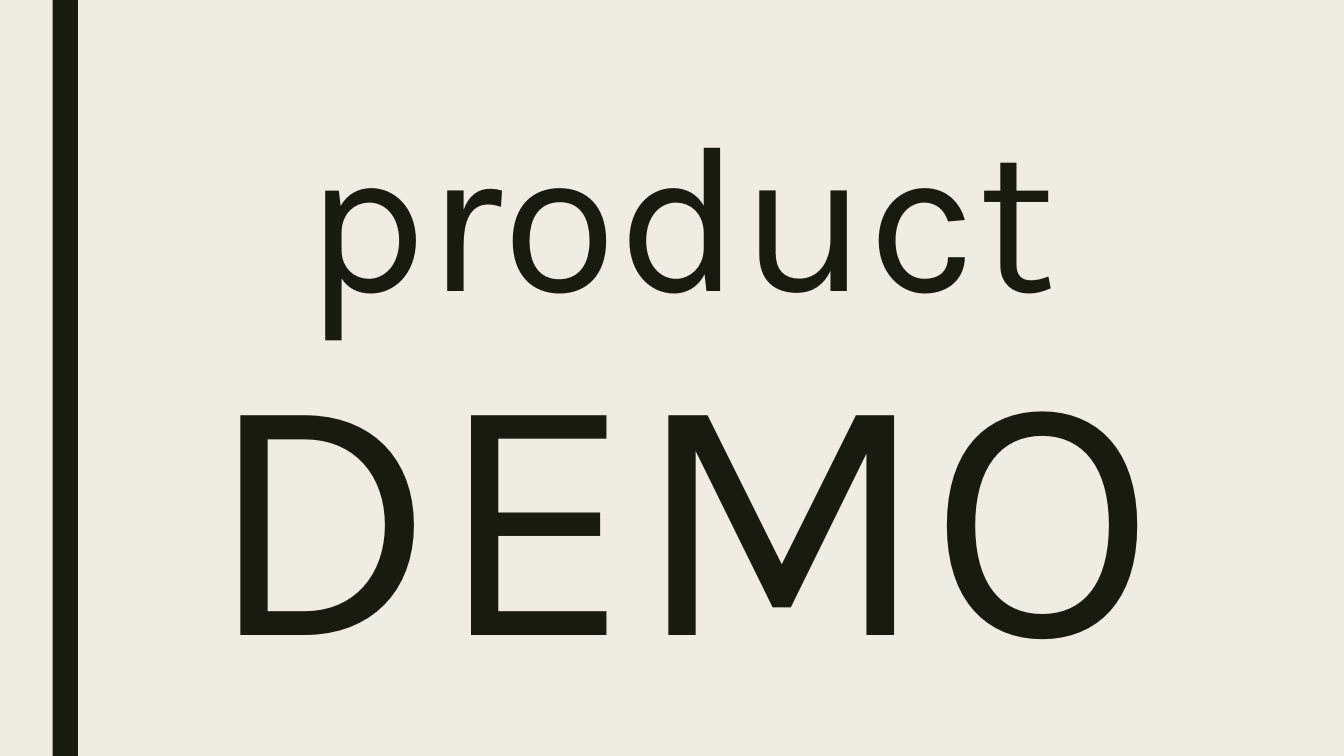
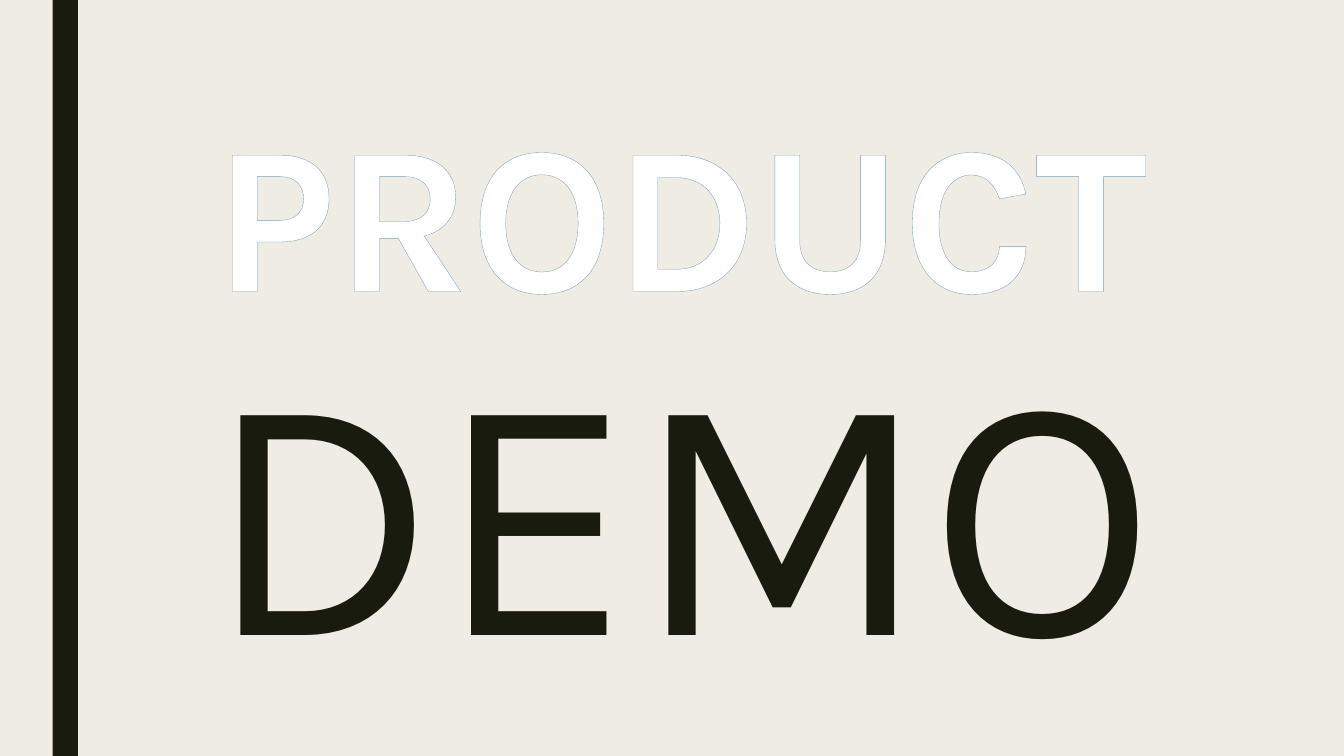
Before and after one commit to cupFullOfJava/prescribe, a slide deck: slide 12 of PrescribeFinalPresentation.pptx. Drawn at 1344x756 pixels with LibreOffice and Linux fonts; fonts in the diff are those of the drawing. Boxes give left, top, right and bottom in pixels: in the first picture for what was removed or moved away, otherwise in the second. Text is boxed around its words. In the diff, an @@ line names an element or a change of style, - is before the commit and + after.

```diff
--- a/PrescribeFinalPresentation.pptx
+++ b/PrescribeFinalPresentation.pptx
@@ title at [205, 152, 1155, 639]: text changed; text colour #191B0E to pattern #ADC7D6 on #FFFFFF; bold on @@
-product
-DEMO
+PRODUCT
+DEMO
```
Also in this commit, not shown: 3 other slides changed, 1 other file.
